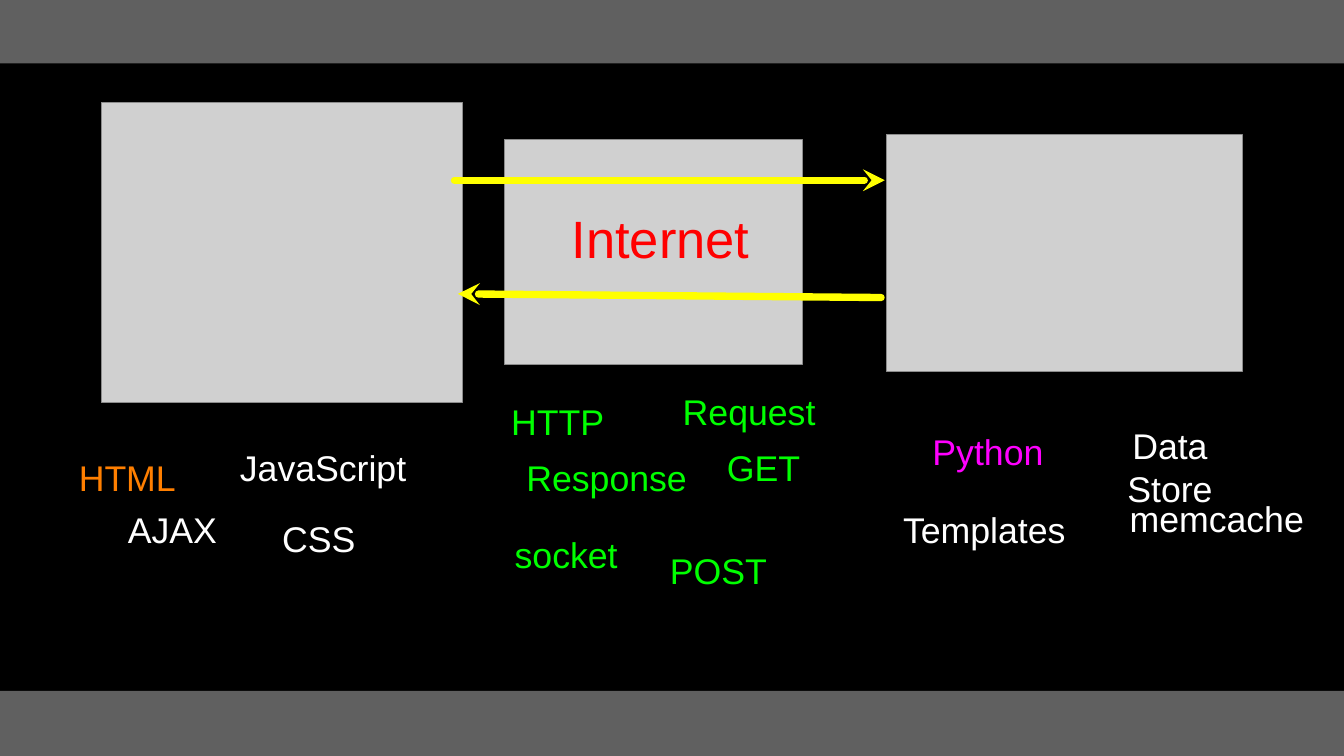
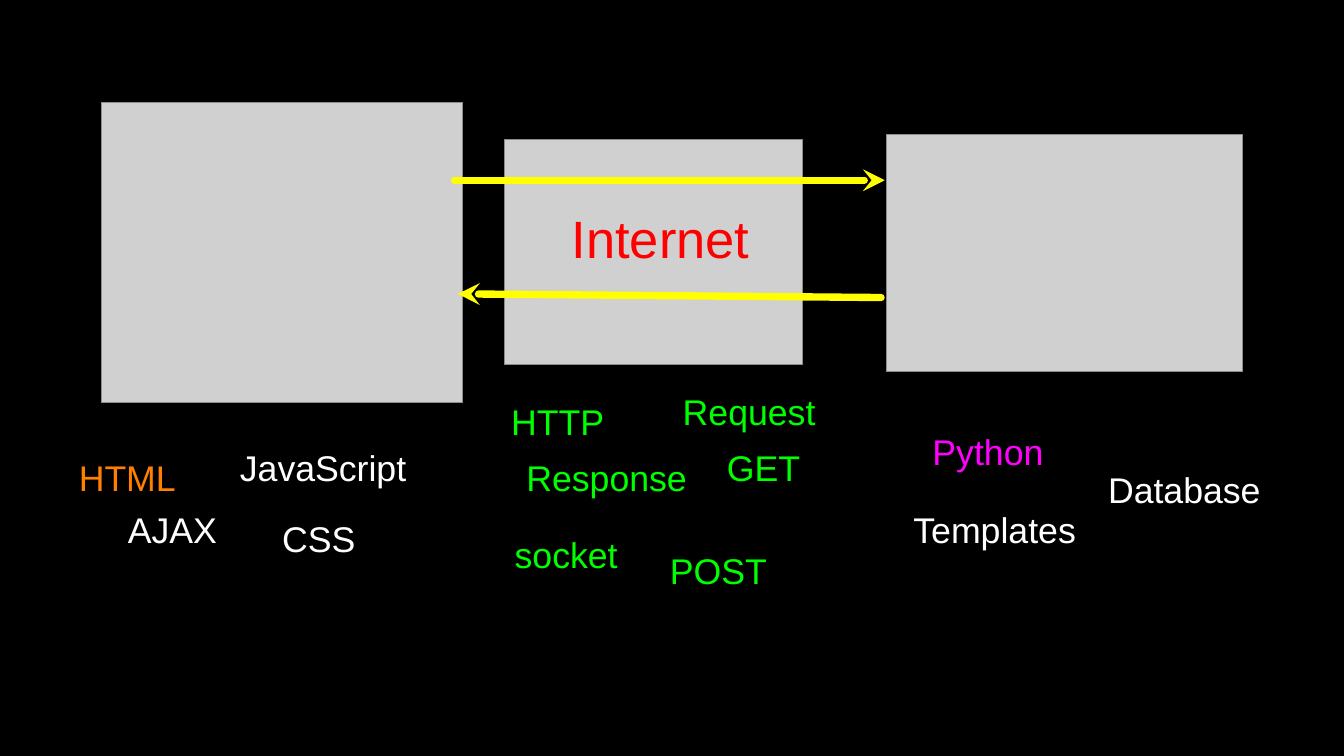
Before and after one commit to csev/py4e, a slide deck: slide 3 of lectures3/Pythonlearn-12-HTTP.pptx. Drawn at 1344x756 pixels with LibreOffice and Linux fonts; fonts in the diff are those of the drawing; grey boxes stand for pictures. Boxes give left, top, right and bottom in pixels: in the first picture for what was removed or moved away, otherwise in the second. Text is boxed around its words. In the diff, an @@ line names an element or a change of style, - is before the commit and + after.

Commit message:
Tweak

```diff
--- a/lectures3/Pythonlearn-12-HTTP.pptx
+++ b/lectures3/Pythonlearn-12-HTTP.pptx
@@ rectangle removed at (0, 0, 1344, 63) @@
@@ text at (1108, 477, 1261, 504): text changed @@
-Data Store
+Database
@@ text "Templates": place and size @@
-text "Templates" at (903, 517, 1065, 551)
+text "Templates" at (913, 517, 1075, 551)
@@ text removed at (1130, 506, 1304, 533) @@
-memcache
@@ rectangle at (0, 691, 1344, 756): fill #606060 to #000000 @@
```
Also in this commit, not shown: 49 other slides changed.
